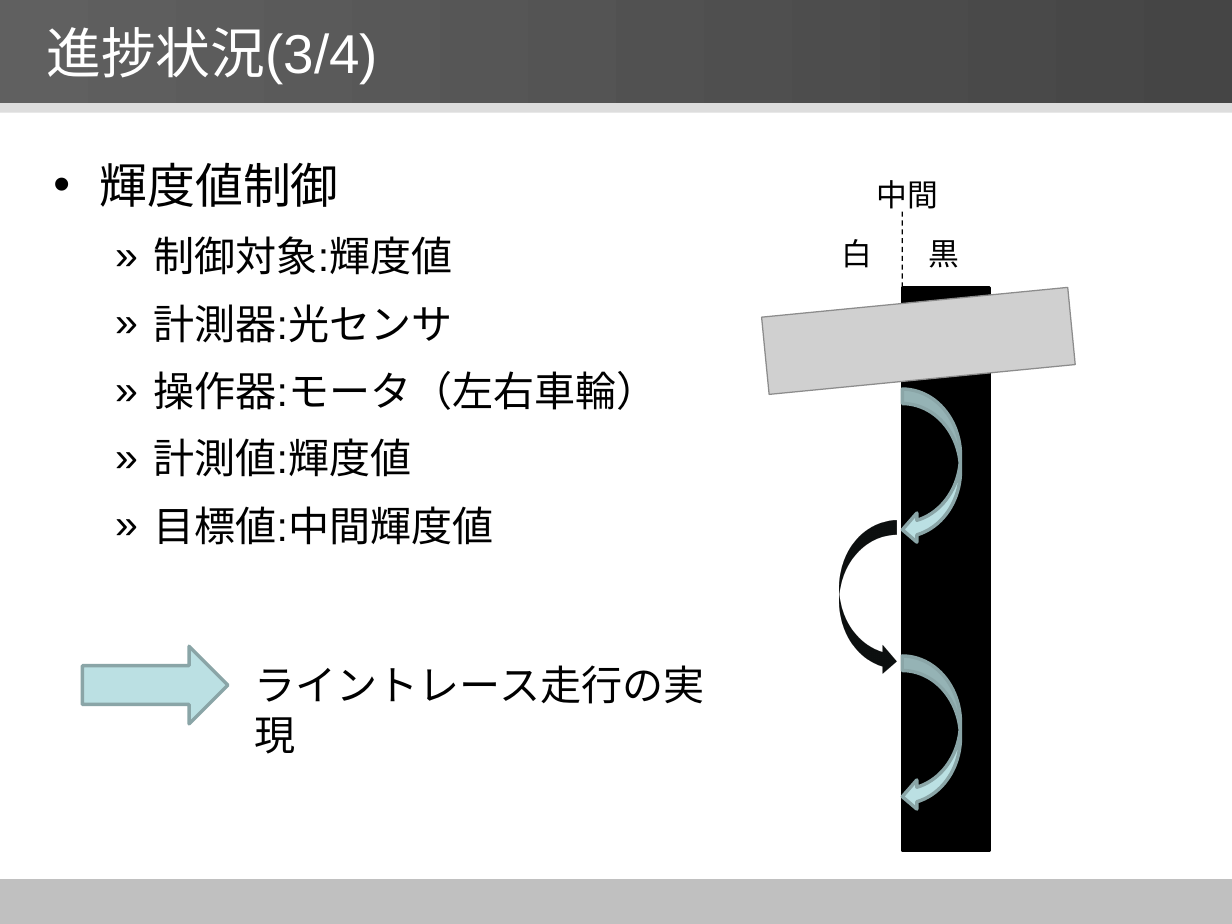
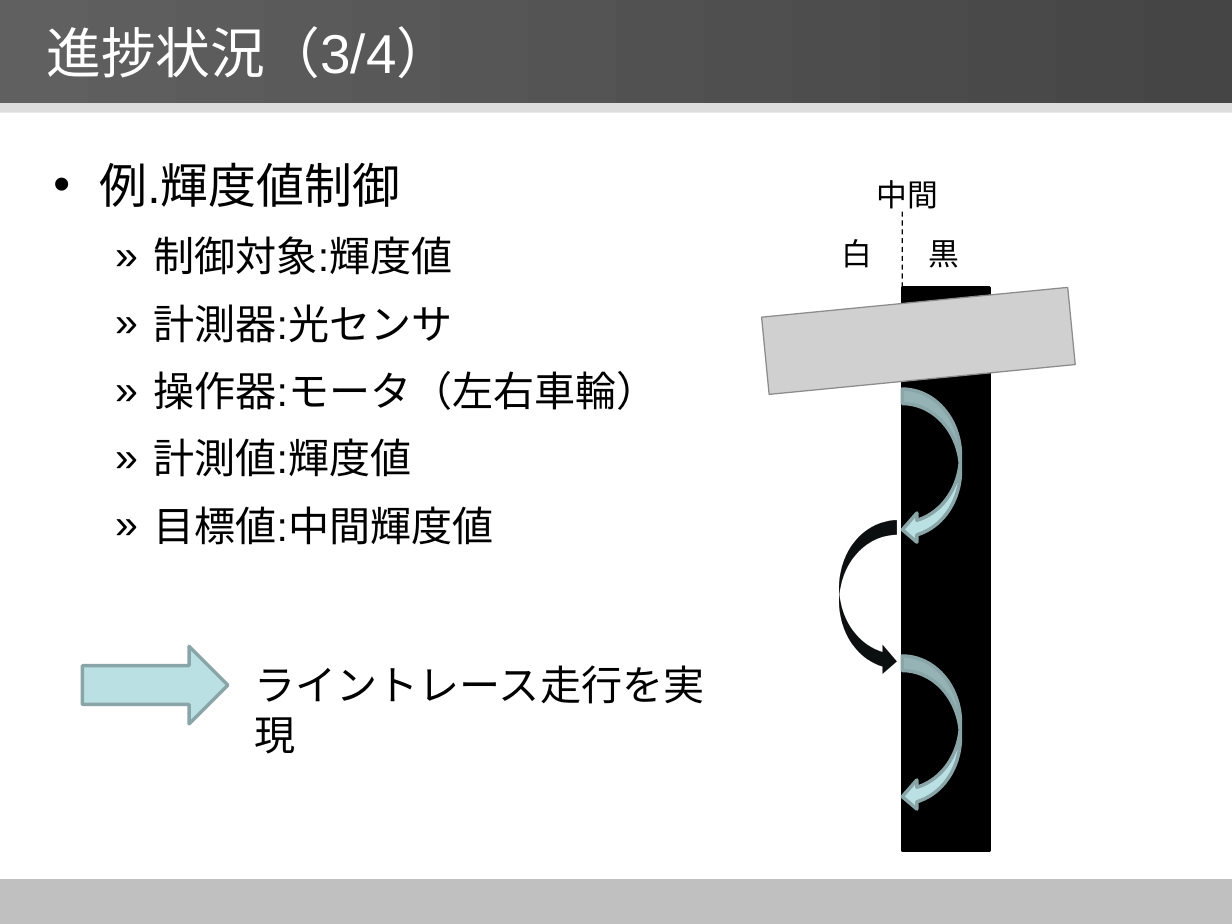
Before and after one commit to YutaNiimura/leJOS-OSEK, a slide deck: slide 19 of 中間発表関連/5I25新村祐太 中間発表スライドver0.5.pptx. Drawn at 1232x924 pixels with LibreOffice and Linux fonts; fonts in the diff are those of the drawing; grey boxes stand for pictures. Boxes give left, top, right and bottom in pixels: in the first picture for what was removed or moved away, otherwise in the second. Text is boxed around its words. In the diff, an @@ line names an element or a change of style, - is before the commit and + after.

```diff
--- a/中間発表関連/5I25新村祐太 中間発表スライドver0.5.pptx
+++ b/中間発表関連/5I25新村祐太 中間発表スライドver0.5.pptx
@@ title at bbox=[46, 26, 451, 78]: text changed @@
-進捗状況(3/4)
+進捗状況（3/4）
@@ text at bbox=[100, 162, 400, 207]: text changed @@
-• 輝度値制御
+• 例.輝度値制御
@@ text at bbox=[255, 665, 705, 704]: text changed @@
-ライントレース走行の実現
+ライントレース走行を実現
```
Also in this commit, not shown: 19 other slides changed, 2 other files.
